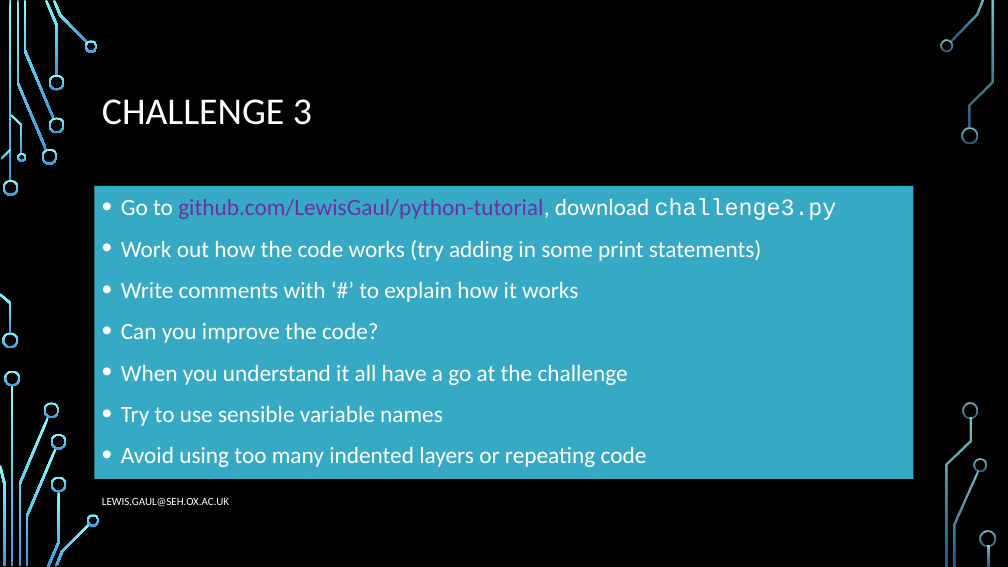
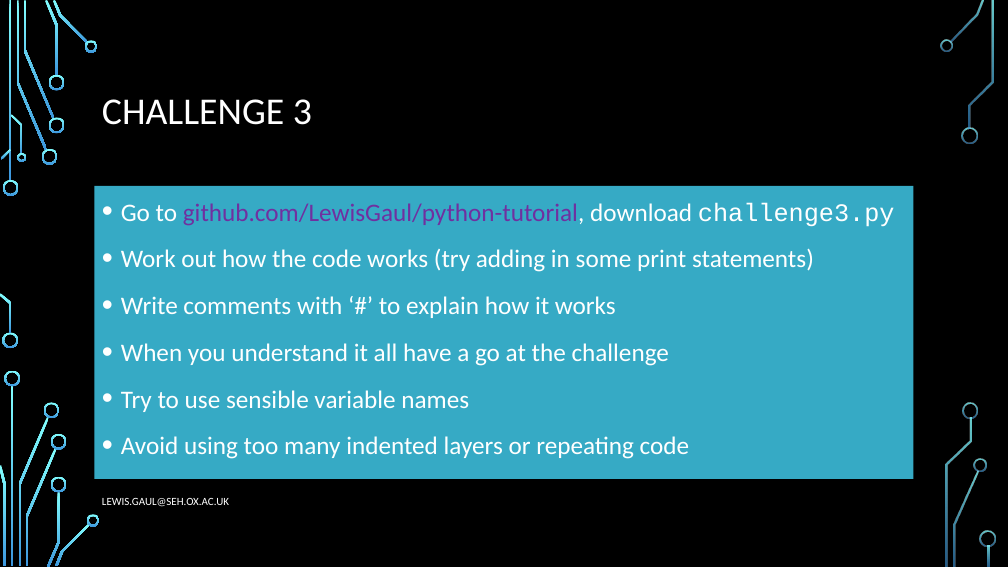
Before and after one commit to LewisGaul/python-tutorial, a slide deck: slide 7 of slides.pptx. Drawn at 1008x567 pixels with LibreOffice and Linux fonts; fonts in the diff are those of the drawing; background and template pictures are left out. Boxes give left, top, right and bottom in pixels: in the first picture for what was removed or moved away, otherwise in the second. Text is boxed around its words. In the diff, an @@ line names an element or a change of style, - is before the commit and + after.

```diff
--- a/slides.pptx
+++ b/slides.pptx
@@ text "Go to github.com/LewisGaul/python-tutorial, download challen ..." at (x1=95, y1=186, x2=913, y2=479): size 22.2 to 24 pt; line spacing 1.1 to 1.2 @@
@@ text at (x1=121, y1=323, x2=379, y2=343): paragraph removed @@
-• Can you improve the code?
```
Also in this commit, not shown: 6 other files.
